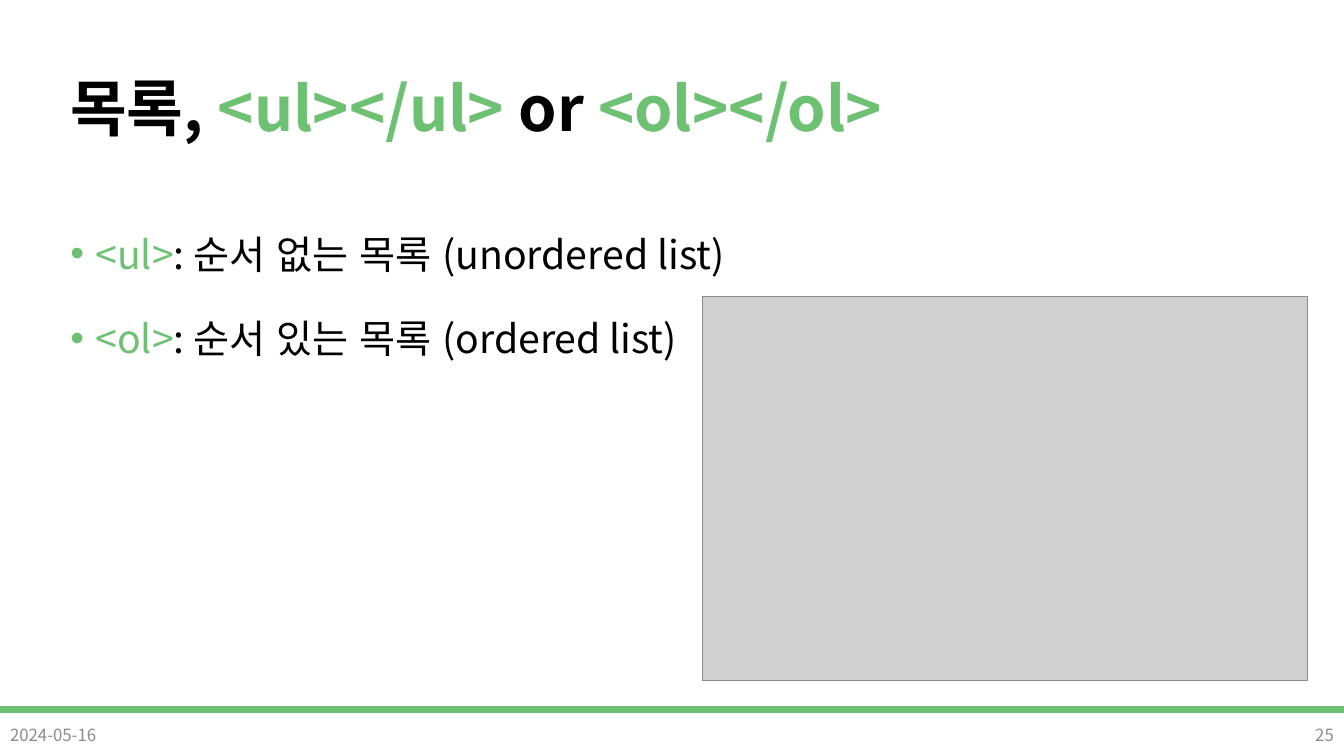
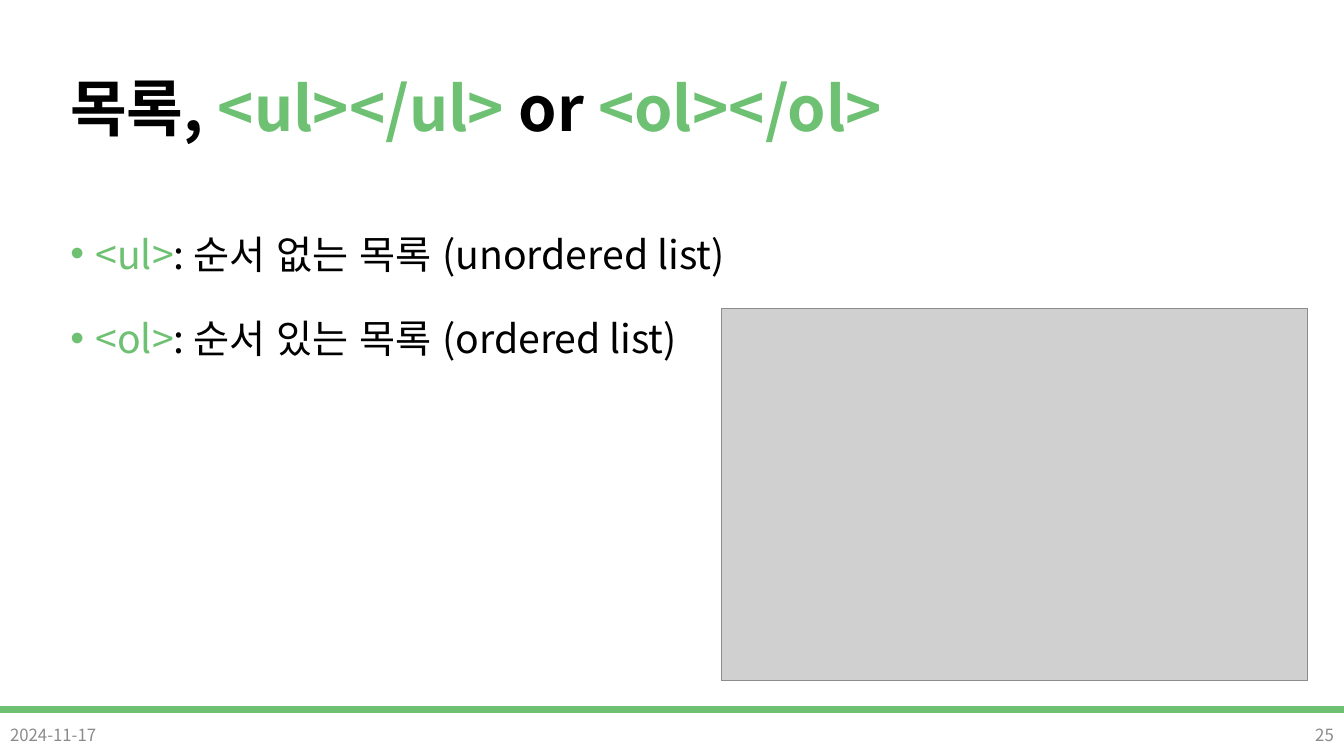
Before and after one commit to DevDamon0527/SeSAC_Yeongdeungpo_Campus_6th, a slide deck: slide 25 of material/[SeSAC_YDP_6] 02_HTML.pptx. Drawn at 1344x756 pixels with LibreOffice and Linux fonts; fonts in the diff are those of the drawing; grey boxes stand for pictures; background and template pictures are left out. Boxes give left, top, right and bottom in pixels: in the first picture for what was removed or moved away, otherwise in the second. Text is boxed around its words. In the diff, an @@ line names an element or a change of style, - is before the commit and + after.

```diff
--- a/material/[SeSAC_YDP_6] 02_HTML.pptx
+++ b/material/[SeSAC_YDP_6] 02_HTML.pptx
@@ picture: place and size @@
-picture at (703,296,1308,681)
+picture at (722,309,1309,682)
@@ text at (10,728,96,741): text changed @@
-2024-05-16
+2024-11-17
```
Also in this commit, not shown: 62 other slides changed, 13 other files.
